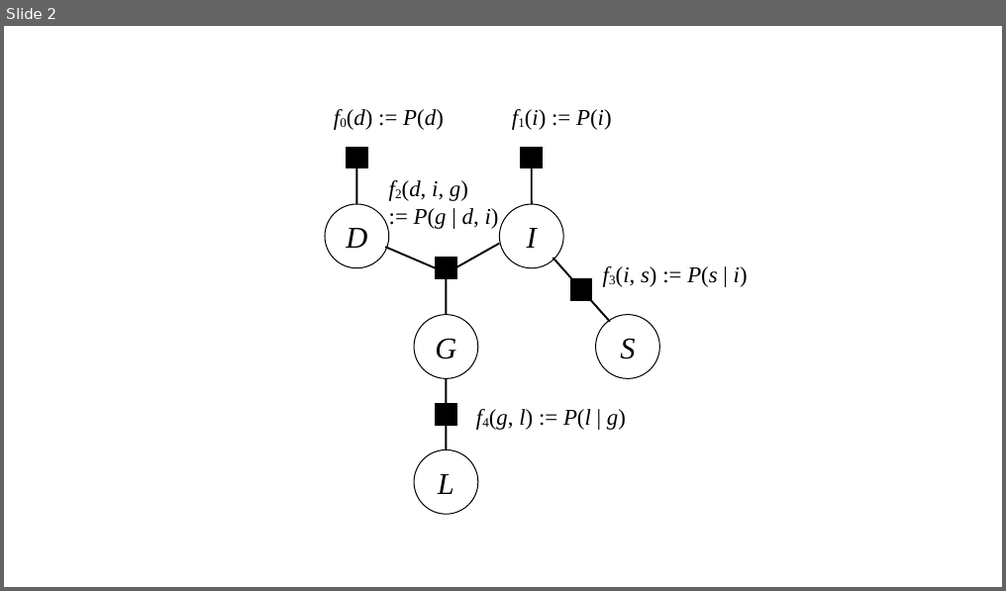
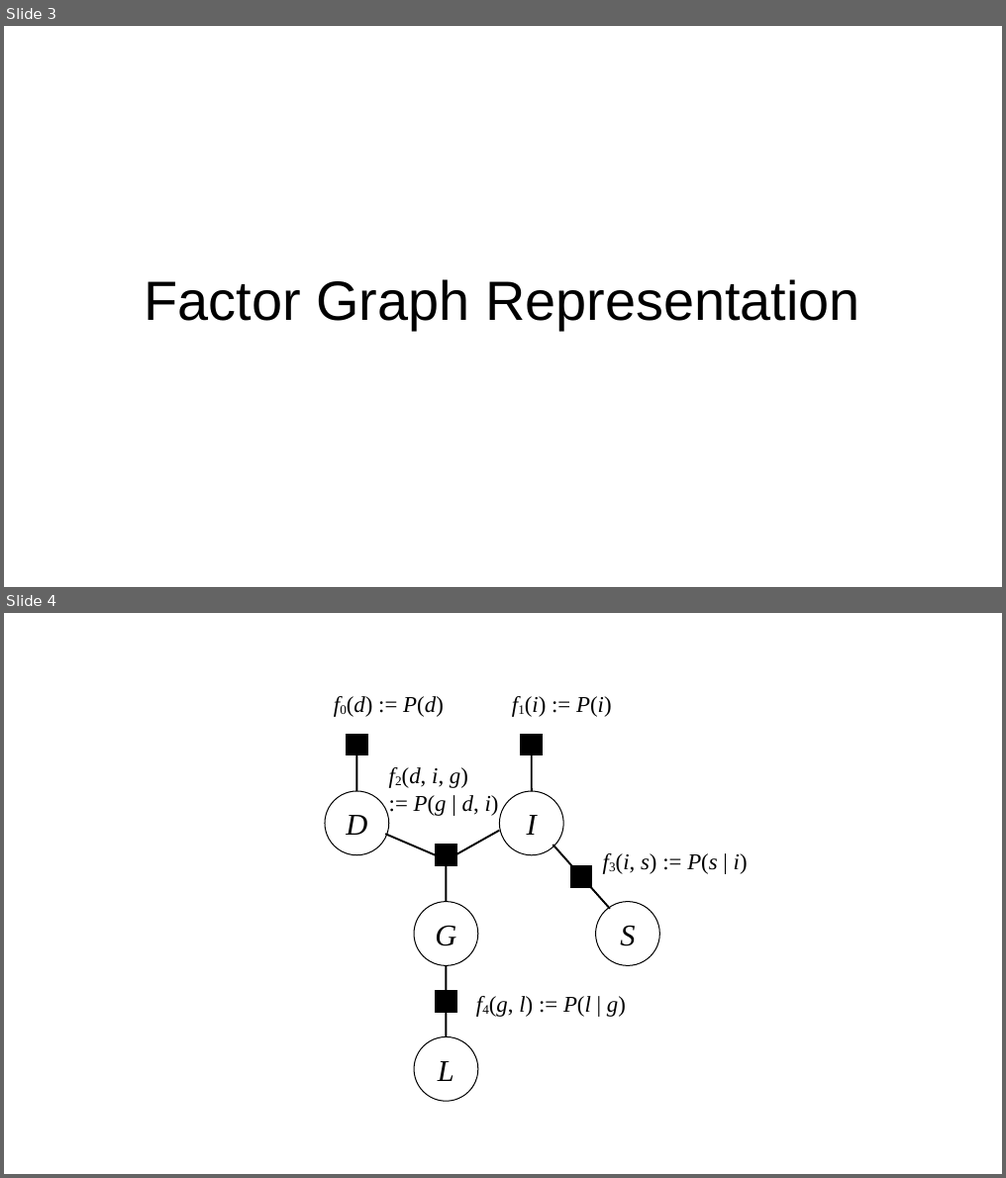
Before and after one commit to ax-va/Project-BayesianPy, a slide deck: models/factor_graphs/student.odp. Shown one above the other, each under a label of ours: slide 2 before the commit, slides 3 and 4 after it. The pictures are 1006x591 and 1006x1178 pixels, drawn with LibreOffice and Linux fonts; fonts in the diff are those of the drawing. Boxes give left, top, right and bottom in pixels: in the first picture for what was removed or moved away, otherwise in the second. Text is boxed around its words. In the diff, an @@ line names an element or a change of style, - is before the commit and + after.

```diff
--- a/models/factor_graphs/student.odp
+++ b/models/factor_graphs/student.odp
@@ slide 3 added at bbox=[4, 26, 1002, 587], background #FFFFFF @@
@@ title added at bbox=[145, 279, 860, 330], 44 pt, text #000000 @@
+Factor Graph Representation
@@ what was slide 2 is now slide 4 @@
```
Also in this commit, not shown: 1 slide changed, 1 other slide added, 1 other file.
